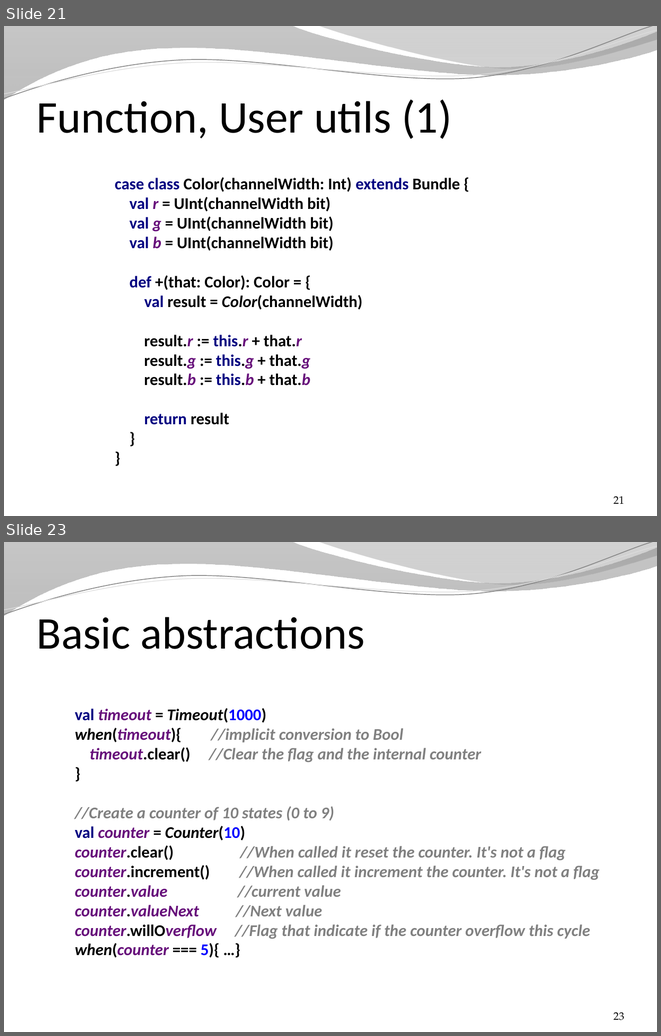
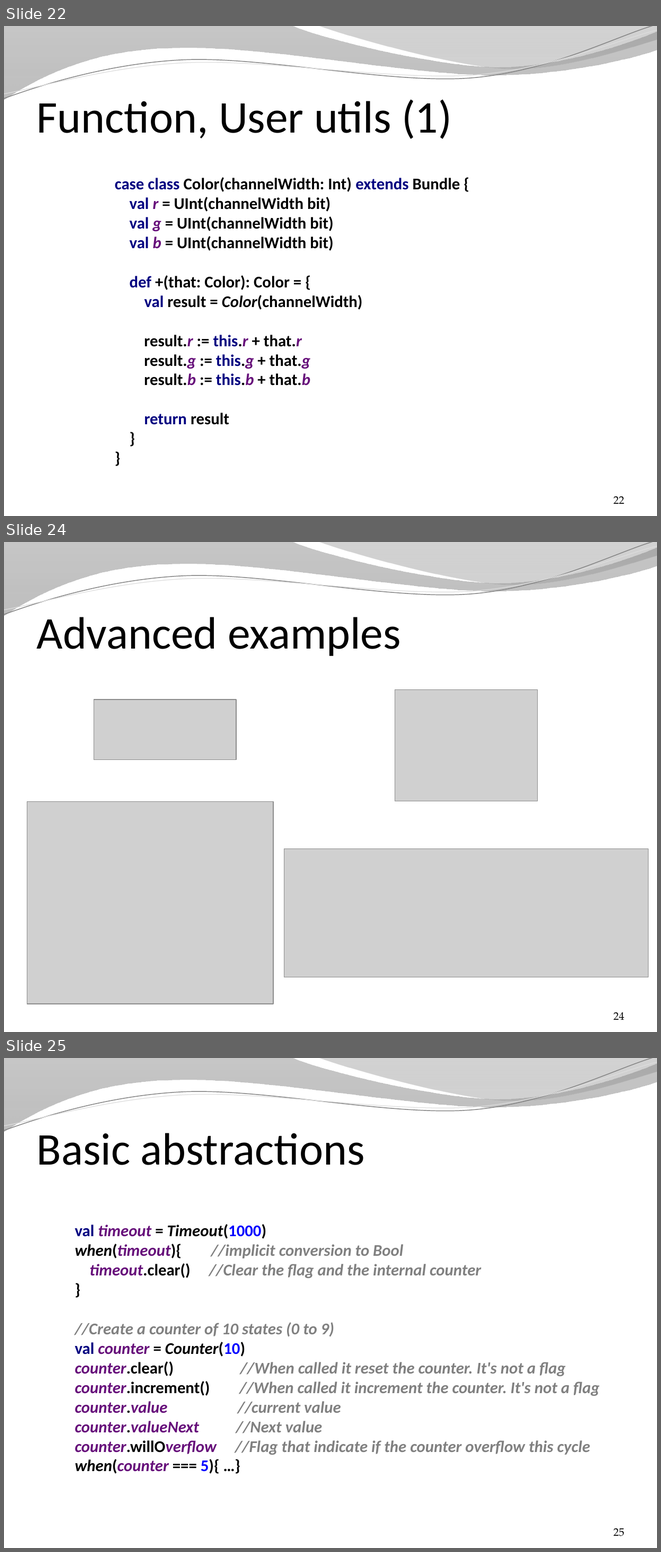
Before and after one commit to SpinalHDL/SpinalDoc, a slide deck: presentation/en/presentation.pptx. Shown one above the other, each under a label of ours: slides 21 and 23 before the commit, slides 22, 24 and 25 after it; the slides between them are not shown. The pictures are 661x1036 and 661x1552 pixels, drawn with LibreOffice and Linux fonts; fonts in the diff are those of the drawing; grey boxes stand for pictures; background and template pictures are left out. Boxes give left, top, right and bottom in pixels: in the first picture for what was removed or moved away, otherwise in the second. Text is boxed around its words. In the diff, an @@ line names an element or a change of style, - is before the commit and + after.

```diff
--- a/presentation/en/presentation.pptx
+++ b/presentation/en/presentation.pptx
@@ slide 24 added at [4,542,657,1032], background picture (left out); not listed: 4 template elements that a slide beside it also shows @@
@@ title added at [37,617,401,656], 50 pt, text #000000 @@
+Advanced examples
@@ picture added at [94,699,237,759] @@
@@ picture added at [395,689,538,801] @@
@@ picture added at [27,801,273,1004] @@
@@ picture added at [284,848,648,977] @@
@@ page number added at [614,1012,624,1020], 12 pt, text #000000 @@
+24
@@ what was slide 21 is now slide 22 @@
@@ page number at [614,496,624,504]: text changed @@
-21
+22
@@ what was slide 23 is now slide 25 @@
@@ page number at [614,1528,624,1536]: text changed @@
-23
+25
```
Also in this commit, not shown: 4 slides changed, 2 other slides added, 2 other files.
